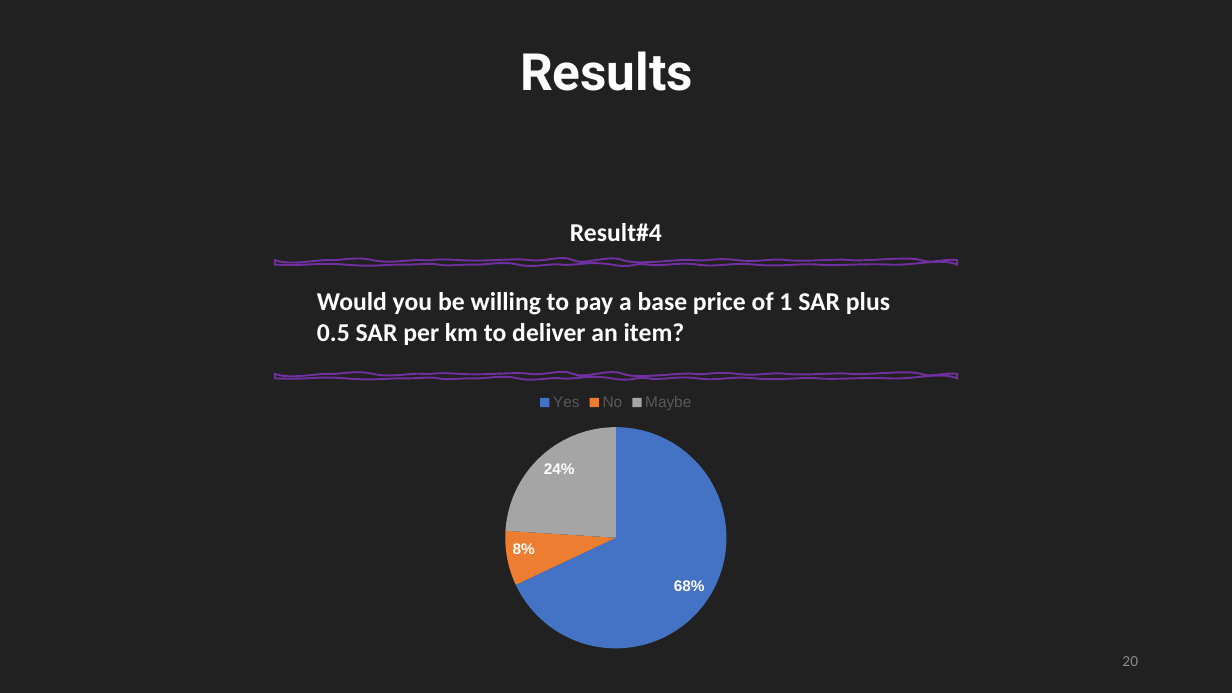
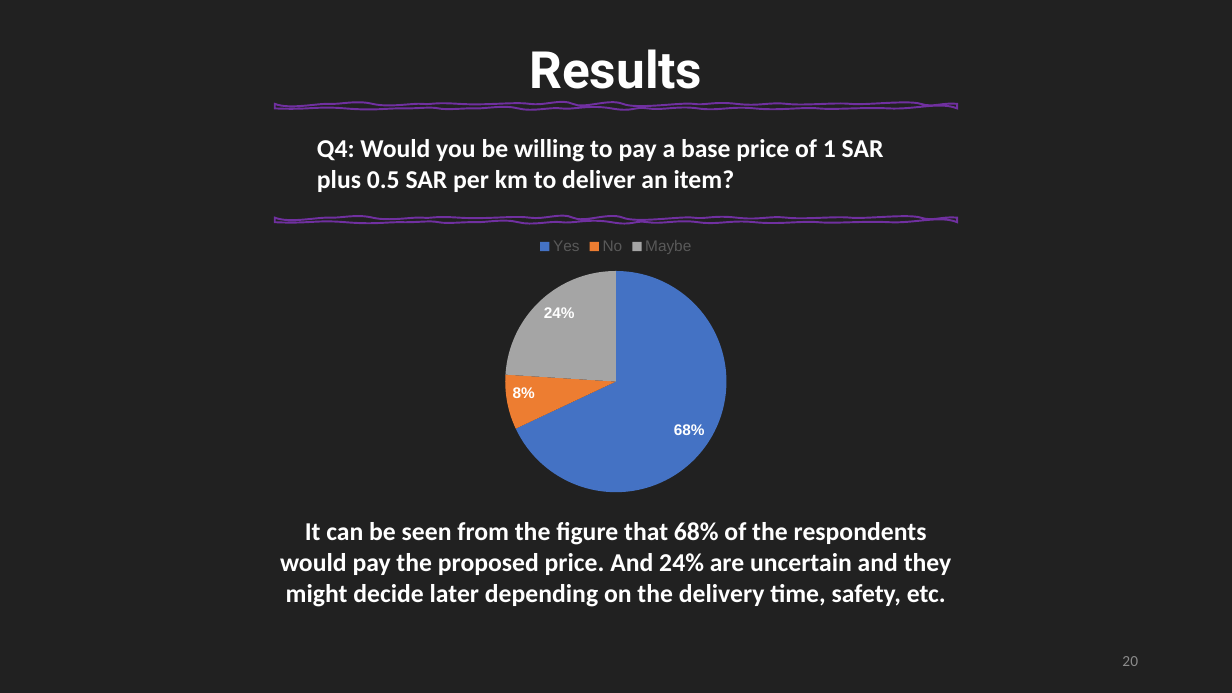
Before and after one commit to Mhd-Ghd/on-campus-delivery-robot, a slide deck: slide 20 of reports/report-2/Press#2.pptm. Drawn at 1232x693 pixels with LibreOffice and Linux fonts; fonts in the diff are those of the drawing. Boxes give left, top, right and bottom in pixels: in the first picture for what was removed or moved away, otherwise in the second. Text is boxed around its words. In the diff, an @@ line names an element or a change of style, - is before the commit and + after.

```diff
--- a/reports/report-2/Press#2.pptm
+++ b/reports/report-2/Press#2.pptm
@@ text "Results": place and size @@
-text "Results" at [520, 51, 693, 91]
+text "Results" at [530, 49, 703, 89]
@@ 2 freeform shapes, 1 pie chart: place and size @@
-2 freeform shapes, 1 pie chart at [274, 260, 957, 662]
+2 freeform shapes, 1 pie chart at [274, 104, 957, 506]
@@ text "Q4: Would you be willing ..." at [317, 139, 884, 192]: vertical alignment top to middle @@
@@ text at [317, 139, 884, 192]: text changed @@
-Would you be willing to pay a base price of 1 SAR plus 0.5 SAR per km to deliver an item?
+Q4: Would you be willing to pay a base price of 1 SAR plus 0.5 SAR per km to deliver an item?
@@ text removed at [570, 223, 662, 241] @@
-Result#4
@@ text added at [280, 522, 952, 607], 20 pt, text #FFFFFF, bold @@
+It can be seen from the figure that 68% of the respondents would pay the proposed price. And 24% are uncertain and they might decide later depending on the delivery time, safety, etc.
```
Also in this commit, not shown: 5 other slides changed.
